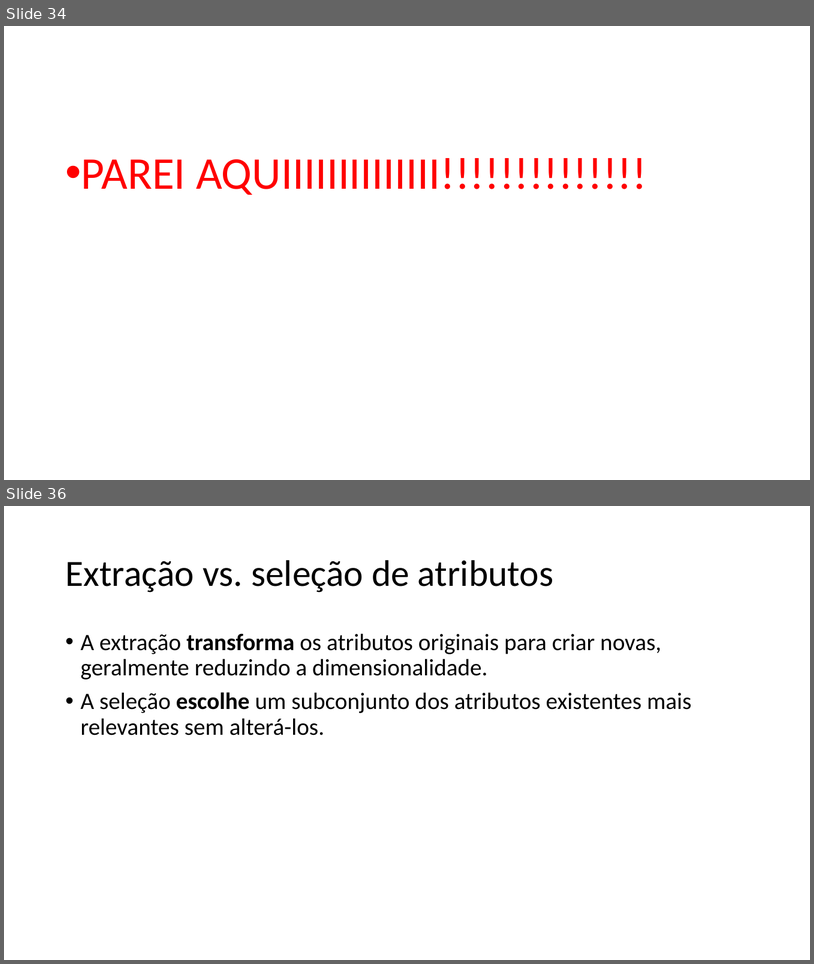
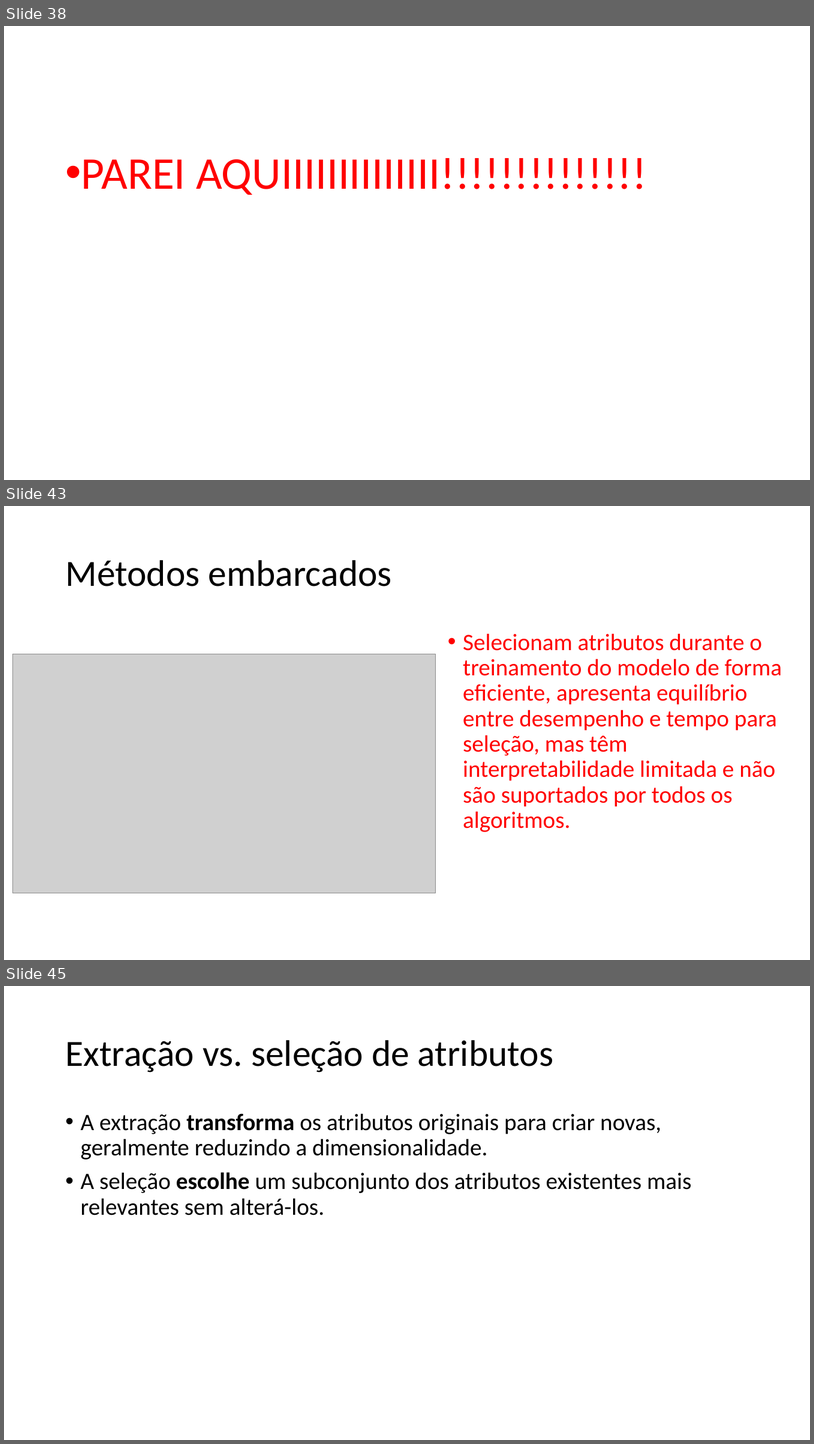
Before and after one commit to zz4fap/c24_inteligencia_artificial, a slide deck: slides/C24_Transformações.pptx. Shown one above the other, each under a label of ours: slides 34 and 36 before the commit, slides 38, 43 and 45 after it; the slides between them are not shown. The pictures are 814x964 and 814x1444 pixels, drawn with LibreOffice and Linux fonts; fonts in the diff are those of the drawing; grey boxes stand for pictures. Boxes give left, top, right and bottom in pixels: in the first picture for what was removed or moved away, otherwise in the second. Text is boxed around its words. In the diff, an @@ line names an element or a change of style, - is before the commit and + after.

```diff
--- a/slides/C24_Transformações.pptx
+++ b/slides/C24_Transformações.pptx
@@ slide 43 added at [4,506,810,960], background #FFFFFF @@
@@ title added at [65,560,392,586], 44 pt, text #000000 @@
+Métodos embarcados
@@ text added at [463,633,782,832], 28 pt, text #FF0000 @@
+• Selecionam atributos durante o treinamento do modelo de forma eficiente, apresenta equilíbrio entre desempenho e tempo para seleção, mas têm interpretabilidade limitada e não são suportados por todos os algoritmos.
@@ picture added at [12,654,435,892] @@
@@ what was slide 34 is now slide 38 @@
@@ what was slide 36 is now slide 45 @@
```
Also in this commit, not shown: 2 slides changed, 8 other slides added, 1 slide removed.
